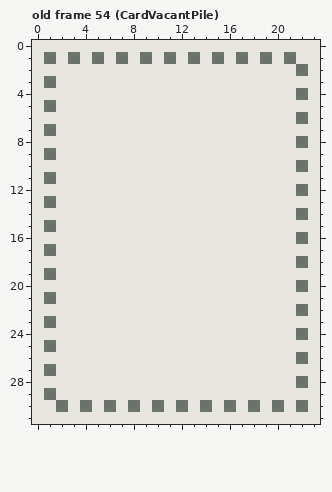
File history of a pixel-art file, assets/atlas/card.aseprite. Above, as it was before the edit.
24x32 pixels, 60 frames. Shown: old frame 54 (CardVacantPile).
After the commit:
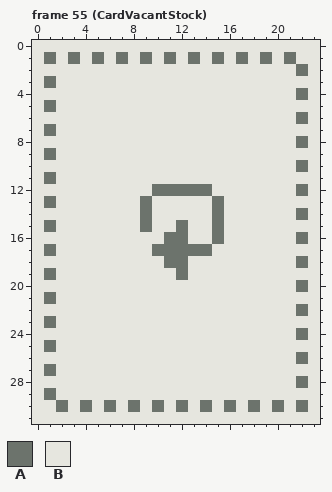
Palette (. is transparent): A #6c736c  B #e6e6df
A new or re-ordered frame is compared with the old frame closest to it.
Diff:
frames 60 -> 61
--- frame 55 (CardVacantStock) is new; against old frame 54 (CardVacantPile), layer "card"
@@ x 7..17 @@
 11 BBBBBBBBBBB
-12 BBBBBBBBBBB
-13 BBBBBBBBBBB
-14 BBBBBBBBBBB
-15 BBBBBBBBBBB
-16 BBBBBBBBBBB
-17 BBBBBBBBBBB
-18 BBBBBBBBBBB
-19 BBBBBBBBBBB
+12 BBBAAAAABBB
+13 BBABBBBBABB
+14 BBABBBBBABB
+15 BBABBABBABB
+16 BBBBAABBABB
+17 BBBAAAAABBB
+18 BBBBAABBBBB
+19 BBBBBABBBBB
 20 BBBBBBBBBBB
Pixel boxes of the changes (left, top, right, bottom) in both pictures:
changed: (140, 184, 224, 280)
